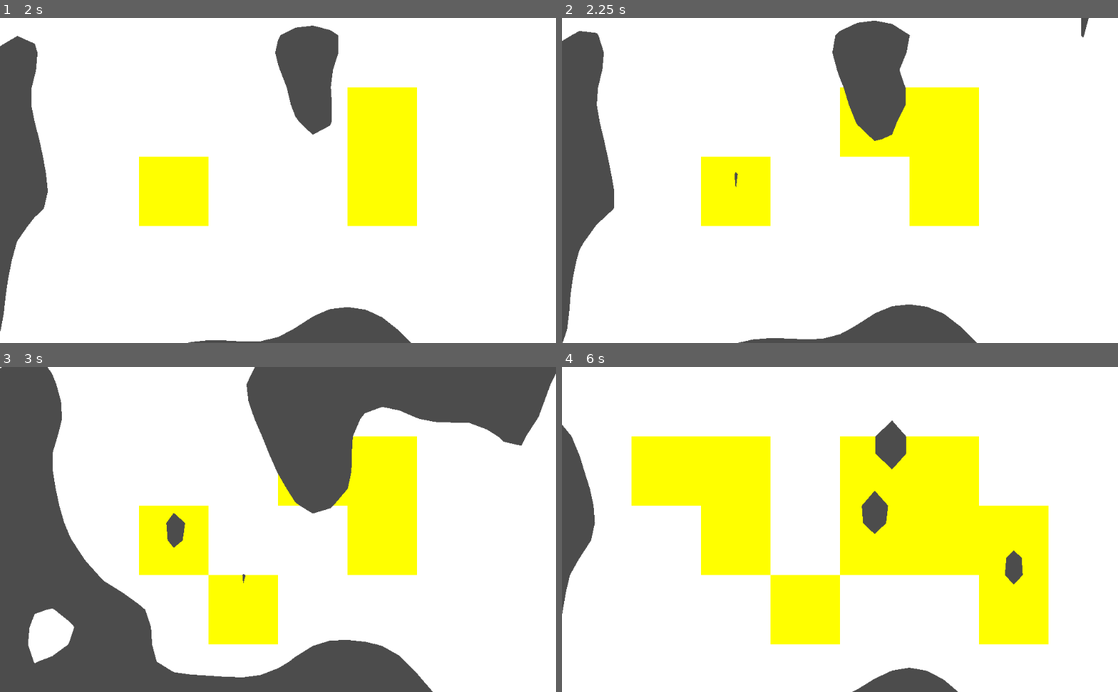
Above: before the commit, frames 1-4 (two rows, left to right).
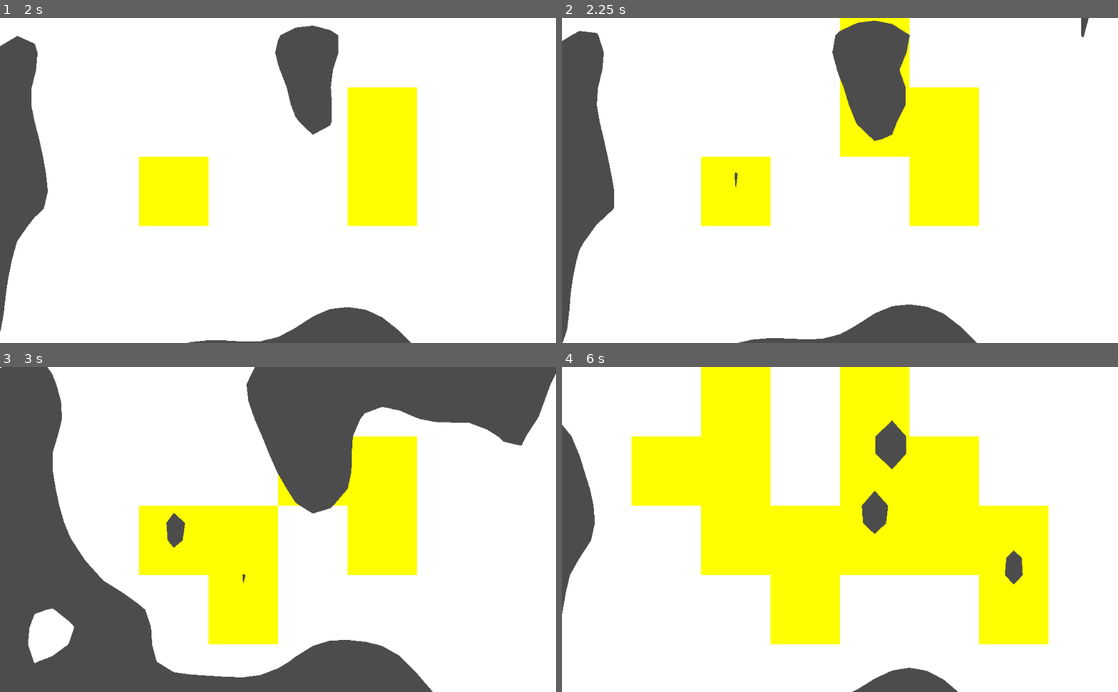
Above: after the commit, the same moments.

Repository: neutrongreen/Splosion
Game: Godot game, scene res://entitys/voxels/VoxelMap.tscn
Same seed, same stepped clock (60 frames per second), same inputs: the game is played once before the commit and once after it. The engine's default icon, where the game draws it, is replaced by a stand-in: a white triangle on a blue panel in a dark square.
Inputs (mouse positions are in pixels of both pictures, inside the frame that each line leads up to):
- Up to frame 1 (2 s): tap Enter (ui_accept) at 0.5, 1.35, 1.52, 1.82 s; move the mouse to (400, 164) at 0.52 s; hold Up (ui_up) 0.53-1.28 s; hold Enter (ui_accept) 0.53-1.28 s; move the mouse to (166, 196) at 1.27 s; hold Down (ui_down) from 1.28 s (still down)
- Up to frame 2 (2.25 s): move the mouse to (895, 109) at 2.02 s; release Down (ui_down) at 2.03 s; hold Up (ui_up) from 2.03 s (still down); hold Enter (ui_accept) from 2.03 s (still down)
- Up to frame 3 (3 s): keep holding Up (ui_up); move the mouse to (250, 594) at 2.77 s; release Enter (ui_accept) at 2.78 s; tap Enter (ui_accept) at 2.85 s
- Up to frame 4 (6 s): tap Enter (ui_accept) at 3.02, 3.32, 4.35, 4.52, 4.82, 5.85 s; move the mouse to (1006, 578) at 3.52 s; release Up (ui_up) at 3.53 s; hold Enter (ui_accept) 3.53-4.28 s; hold Down (ui_down) 3.53-5.78 s; move the mouse to (673, 480) at 4.27 s; move the mouse to (867, 529) at 5.02 s; hold Enter (ui_accept) 5.03-5.78 s; move the mouse to (756, 448) at 5.77 s; hold Up (ui_up) from 5.78 s (still down)

Frame 1 is identical in both runs. In frame 2, 0.4% of the frame differs, in the area x 50-63%, y 0-22%; in frame 3, 2.7%; in frame 4, 7.9%, in the area x 25-63%, y 0-65%.

Commit message:
fix voxel errors

Diff:
--- a/entitys/voxels/VoxelMap.gd
+++ b/entitys/voxels/VoxelMap.gd
@@ -70,9 +70,9 @@
 	coords.y /= CHUNK_SIZE
 	x_array.append(floor(coords.x))
 	y_array.append(floor(coords.y))
-	if fmod(coords.x, CHUNK_SIZE) == 0:
+	if fmod(coords.x, 1) == 0:
 		x_array.append(floor(coords.x) - 1)
-	if fmod(coords.y, CHUNK_SIZE) == 0:
+	if fmod(coords.y, 1) == 0:
 		y_array.append(floor(coords.y) - 1)
 	for x in x_array:
 		for y in y_array:
@@ -85,7 +85,7 @@
 func circle_brush(mappos, r, strength):
 	var updated_chunks = []
 	for x in range(mappos.x - r, mappos.x + r):
-		var yspan = round(r*sin(acos((mappos.x-x)/r)));
+		var yspan = floor(r*sin(acos((mappos.x-x)/r)));
 		for y in range(mappos.y - yspan, mappos.y + yspan):
 			var i = Vector2(x, y)
 			if !((i.y > CHUNK_SIZE*MAP_SIZE.y) or i.y < 0) and !((i.x > CHUNK_SIZE*MAP_SIZE.x) or i.x < 0):
@@ -93,7 +93,6 @@
 				map[i.x][i.y] -= strength
 				#then get what chunks are updated and if not in the update list add them
 				var tempchunks = get_updated_chunks(i)
-				print(tempchunks)
 				for c in tempchunks:
 					var is_dup = false
 					for f in updated_chunks:
@@ -102,7 +101,6 @@
 							break
 					if !is_dup:
 						updated_chunks.append(c)
-	print(updated_chunks)
 	for i in updated_chunks:
 		chunks[i.x][i.y].update_voxels()
 		chunks[i.x][i.y].colours = PoolColorArray([Color(255,255,0)])
